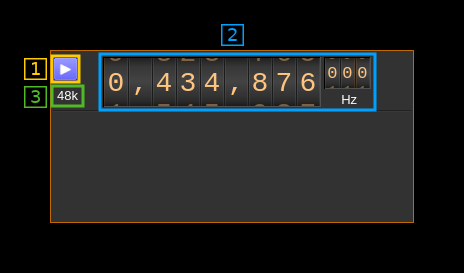
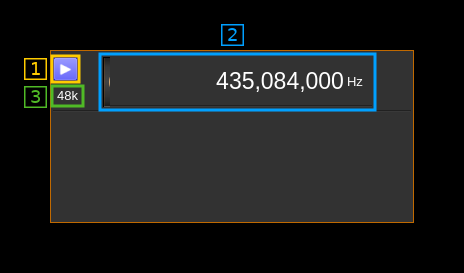
Layered file, before and after one edit (464x273). Changes by layer:
added layer "Pasted Layer" above "1" over 110, 57, 372, 107
